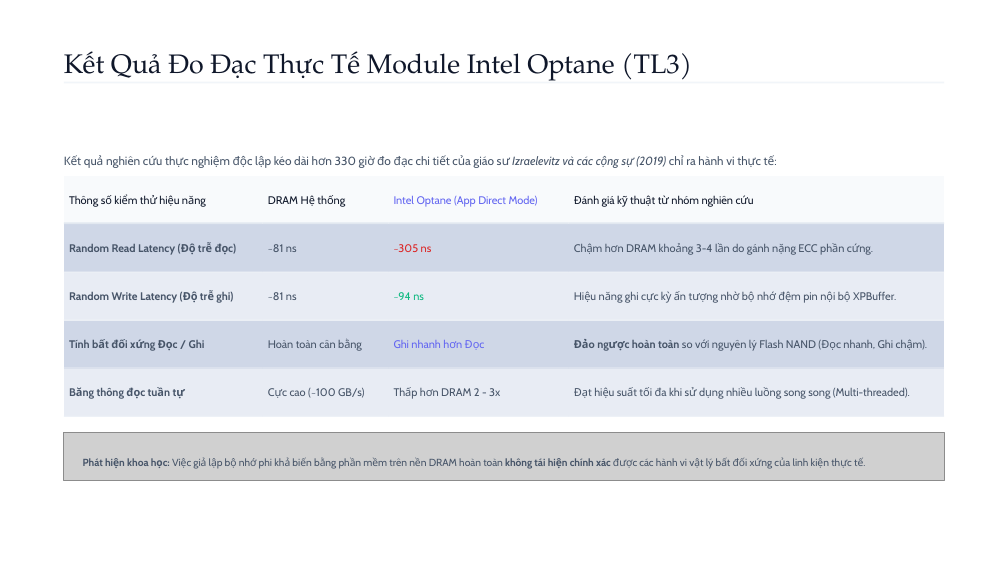
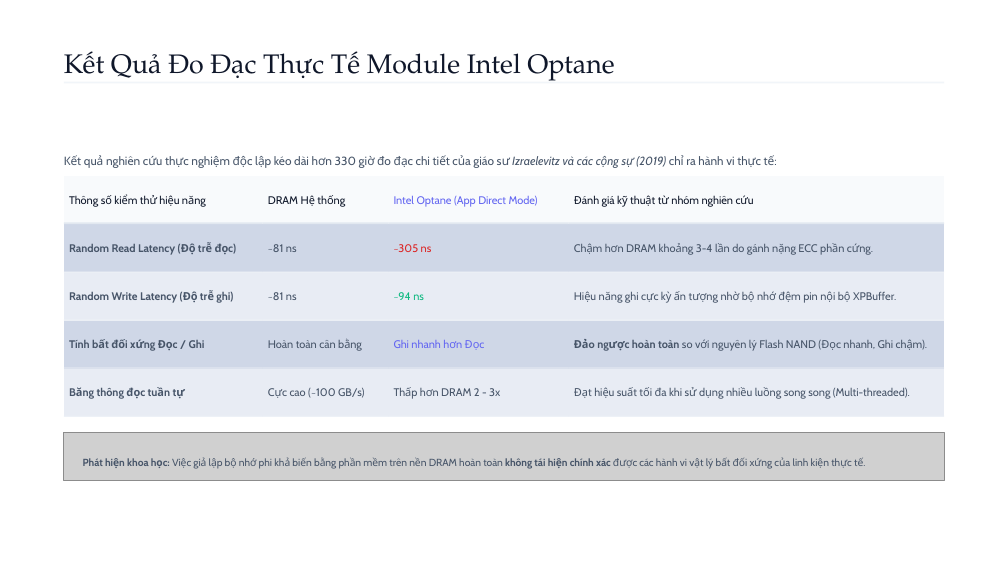
Before and after one commit to dhloc1709/IT2004.CH201, a slide deck: slide 18 of report/report.pptx. Drawn at 1008x567 pixels with LibreOffice and Linux fonts; fonts in the diff are those of the drawing; grey boxes stand for pictures; background and template pictures are left out. Boxes give left, top, right and bottom in pixels: in the first picture for what was removed or moved away, otherwise in the second. Text is boxed around its words. In the diff, an @@ line names an element or a change of style, - is before the commit and + after.

```diff
--- a/report/report.pptx
+++ b/report/report.pptx
@@ text at bbox=[64, 51, 614, 81]: text changed @@
-Kết Quả Đo Đạc Thực Tế Module Intel Optane (TL3)
+Kết Quả Đo Đạc Thực Tế Module Intel Optane
```
Also in this commit, not shown: 13 other slides changed, 2 slides removed.
